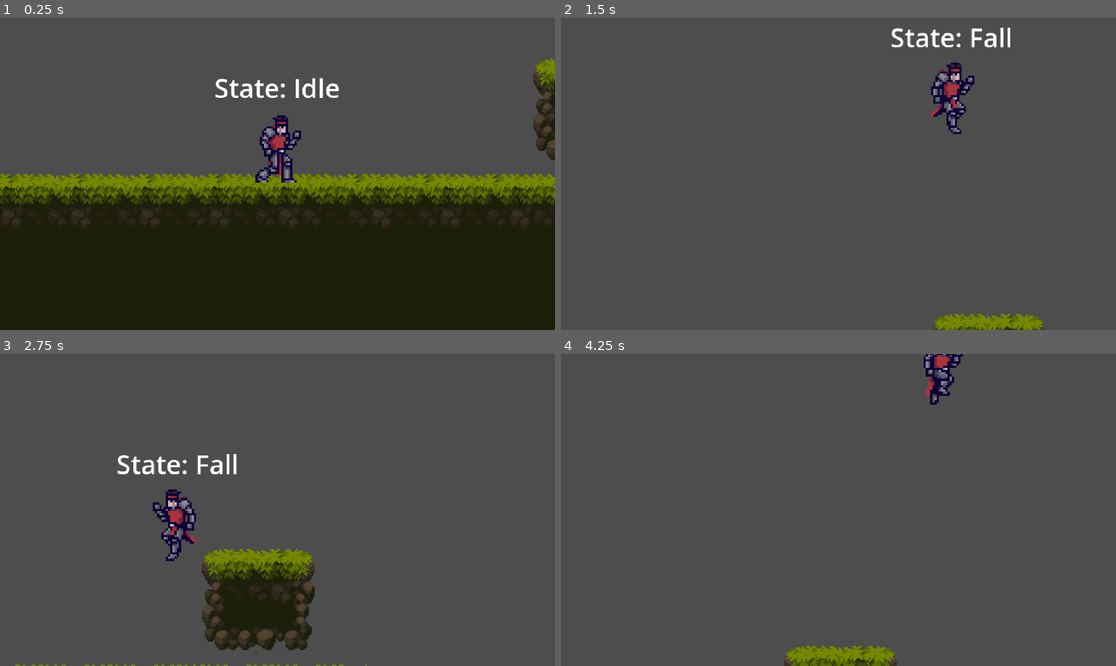
Above: before the commit, frames 1-4 (two rows, left to right).
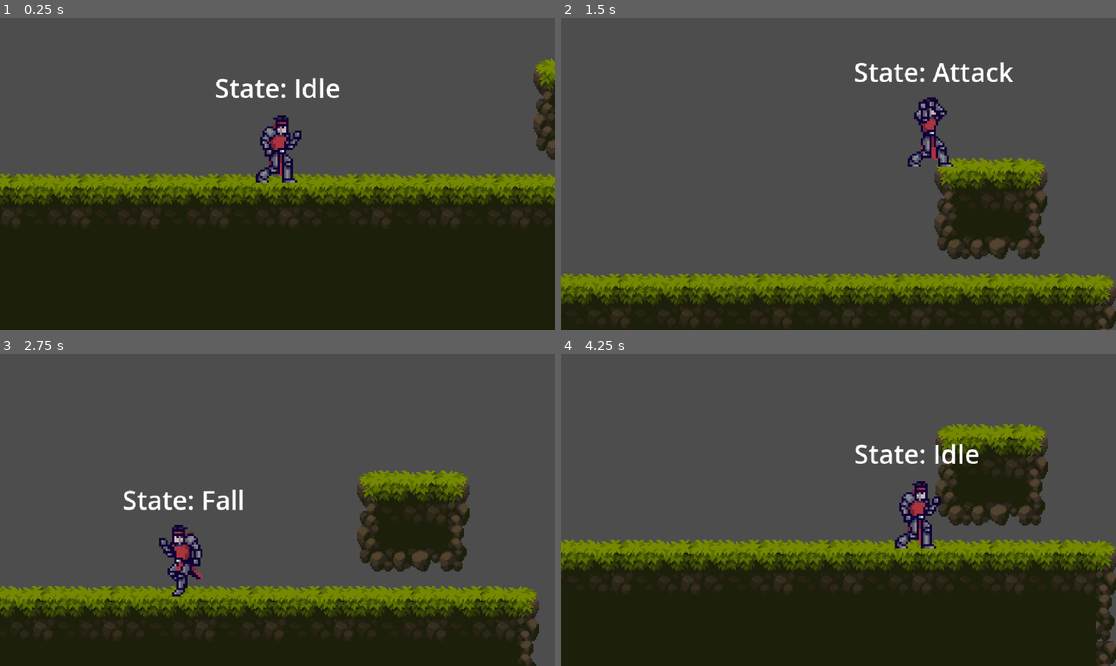
Above: after the commit, the same moments.

Repository: Runestone-Studios/RORDOTN
Game: Godot game, scene res://Levels/mechanics_level.tscn
The game is run twice, just before and just after one commit, with the same random seed, the same clock (stepped at 60 frames per second) and the same inputs.
Inputs (mouse positions are in pixels of both pictures, inside the frame that each line leads up to):
- Up to frame 1 (0.25 s): no input
- Up to frame 2 (1.5 s): tap Enter at 0.5 s; move the mouse to (960, 158) at 0.52 s; hold Space (jump) 0.53-1.28 s; hold D (right) from 0.53 s (still down); move the mouse to (727, 189) at 1.27 s; click (727, 189) at 1.35 s
- Up to frame 3 (2.75 s): tap Space (jump) at 1.52, 1.55, 1.82 s; move the mouse to (333, 441) at 2.02 s; release D (right) at 2.03 s; hold A (left) from 2.03 s (still down); hold Space (jump) from 2.03 s (still down)
- Up to frame 4 (4.25 s): move the mouse to (810, 572) at 2.77 s; release A (left) at 2.78 s; release Space (jump) at 2.78 s; hold D (right) from 2.78 s (still down); click (810, 572) at 2.85 s; tap Space (jump) at 3.02, 3.05, 3.32 s; move the mouse to (1005, 556) at 3.52 s; hold Space (jump) from 3.53 s (still down)

The runs differ from the first frame. In frame 1, 0.5% of the frame differs, in the area x 38-62%, y 19-53%; in frame 2, 26%; in frame 3, 33%; in frame 4, 48%, in the area x 0-100%, y 0-100%.

Commit message:
State Machine Fixed
All current timing and input errors have been corrected.

Diff:
--- a/Characters/player.gd
+++ b/Characters/player.gd
@@ -6,18 +6,25 @@
 @export var SM : StateMachine
 
 var falling : bool = false
-var direction = 0
+var hdirection = 0
+var vdirection = 0
 
 func _physics_process(delta: float) -> void:
 	if SM.current_state:
 		$StateDebug.text = "State: " + SM.current_state.name
 
+	# Handle Gravity
+	if !is_on_floor():
+		velocity += get_gravity() * delta
+
 	# Get the input direction and handle the movement/deceleration.
 	# As good practice, you should replace UI actions with custom gameplay actions.
-	direction = Input.get_axis("left", "right")
-	if direction && SM.current_state.can_move:
-		velocity.x = direction * speed
+	hdirection = Input.get_axis("left", "right")
+	if hdirection && SM.current_state.can_move:
+		velocity.x = hdirection * speed
 	else:
 		velocity.x = move_toward(velocity.x, 0, speed)
 
+	vdirection = Input.get_axis("up", "down")
+
 	move_and_slide()
--- a/Characters/player.tscn
+++ b/Characters/player.tscn
@@ -692,18 +692,18 @@
 jump = NodePath("../Jump")
 animation = "Attack_Standing"
 can_move = false
-can_rotate = false
+can_turn = false
 
 [node name="Damage" type="Node" parent="StateMachine" node_paths=PackedStringArray("idle")]
 script = ExtResource("11_yfgnx")
 idle = NodePath("../Idle")
 can_move = false
-can_rotate = false
+can_turn = false
 
 [node name="Death" type="Node" parent="StateMachine"]
 script = ExtResource("12_wpjcx")
 can_move = false
-can_rotate = false
+can_turn = false
 
 [node name="Duck" type="Node" parent="StateMachine" node_paths=PackedStringArray("attack", "damage", "death", "fall", "idle", "jump")]
 script = ExtResource("9_1t8k4")
@@ -764,3 +764,5 @@
 theme_override_font_sizes/font_size = 12
 text = "State: "
 horizontal_alignment = 1
+
+[connection signal="animation_finished" from="PlayerAnimator/AnimationPlayer" to="StateMachine/Attack" method="_on_animation_player_animation_finished"]
--- a/State Machine/attack.gd
+++ b/State Machine/attack.gd
@@ -50,11 +50,15 @@
 				can_move = false
 				jump.double_jump = true
 
-	if animator.animation_finished:
-		match(current_action):
-			"Standing":
-				next_state = idle
-			"Ducking":
-				next_state = duck
-			"In Air":
-				next_state = fall
+func state_input(event: InputEvent):
+	if event.is_action_released("jump") && current_action == "In Air" && player.velocity.y < 0:
+		player.velocity.y = 0
+
+func _on_animation_player_animation_finished(anim_name: StringName) -> void:
+	match(anim_name):
+		"Attack_Standing":
+			next_state = idle
+		"Attack_Ducking":
+			next_state = duck
+		"Attack_Jumping":
+			next_state = fall
--- a/State Machine/duck.gd
+++ b/State Machine/duck.gd
@@ -16,5 +16,6 @@
 		next_state = attack
 		attack.current_action = "Ducking"
 
-	if event.is_action_released("down"):
+func state_process(delta: float):
+	if player.vdirection <= 0:
 		next_state = idle
--- a/State Machine/fall.gd
+++ b/State Machine/fall.gd
@@ -14,8 +14,6 @@
 	if player.is_on_floor():
 		next_state = idle
 		jump.double_jump = true
-	else:
-		player.velocity += player.get_gravity() * delta
 
 func state_input(event: InputEvent):
 	if event.is_action_pressed("jump"):
--- a/State Machine/idle.gd
+++ b/State Machine/idle.gd
@@ -29,18 +29,19 @@
 	if !player.is_on_floor():
 		next_state = fall
 
+	if abs(player.velocity.x) > 0:
+		next_state = walk
+
+	if player.vdirection > 0:
+		next_state = duck
+
 func state_input(event: InputEvent):
 	if event.is_action_pressed("jump"):
 		next_state = jump
-	elif event.is_action_pressed("left") || event.is_action_pressed("right"):
-		next_state = walk
-	elif event.is_action_pressed("down"):
-		next_state = duck
 	elif event.is_action_pressed("attack"):
 		next_state = attack
 		attack.current_action = "Standing"
 
-
 func on_exit():
 	super()
 	current_idle = 0.0
--- a/State Machine/state.gd
+++ b/State Machine/state.gd
@@ -3,7 +3,7 @@
 
 @export var animation : String
 @export var can_move : bool = true
-@export var can_rotate : bool = true
+@export var can_turn : bool = true
 
 var SM : StateMachine
 var player : Player
--- a/State Machine/state_machine.gd
+++ b/State Machine/state_machine.gd
@@ -31,10 +31,11 @@
 		current_state.state_process(delta)
 	on_ground = player.is_on_floor()
 
-	if player.direction == 1:
-		player.sprite.flip_h = false
-	elif player.direction == -1:
-		player.sprite.flip_h = true
+	if current_state.can_turn:
+		if player.hdirection == 1:
+			player.sprite.flip_h = false
+		elif player.hdirection == -1:
+			player.sprite.flip_h = true
 
 func _input(event: InputEvent):
 	if current_state:
--- a/State Machine/walk.gd
+++ b/State Machine/walk.gd
@@ -15,14 +15,16 @@
 func state_input(event: InputEvent):
 	if event.is_action_pressed("jump"):
 		next_state = jump
-	elif event.is_action_pressed("down"):
-		next_state = duck
 	elif event.is_action_pressed("attack"):
 		next_state = attack
 		attack.current_action = "Standing"
-	elif !event.is_action_pressed("left") && !event.is_action_pressed("right"):
-		next_state = idle
 
 func state_process(delta: float):
 	if !player.is_on_floor():
 		next_state = fall
+
+	if player.velocity.x == 0:
+		next_state = idle
+
+	if player.vdirection > 0:
+		next_state = duck
